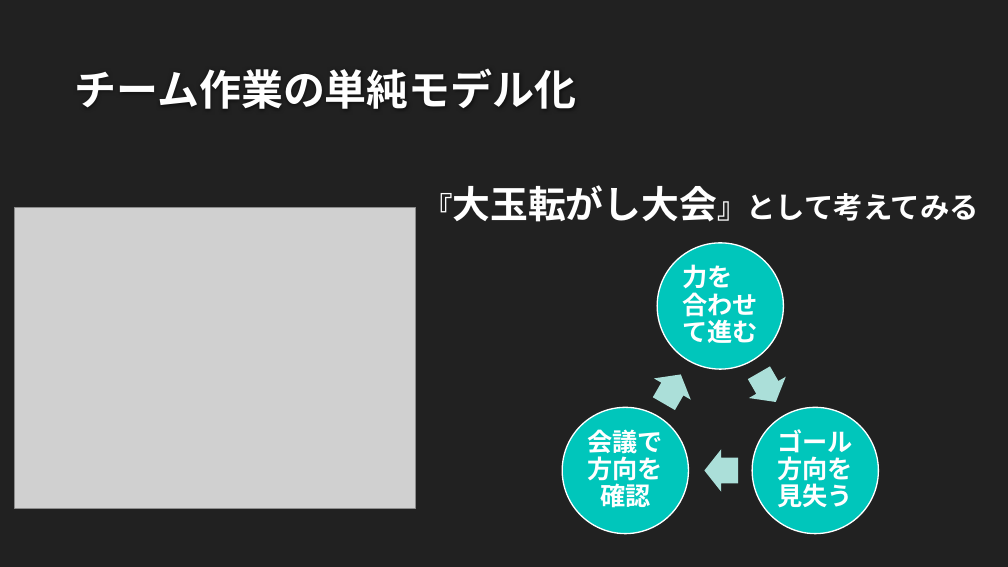
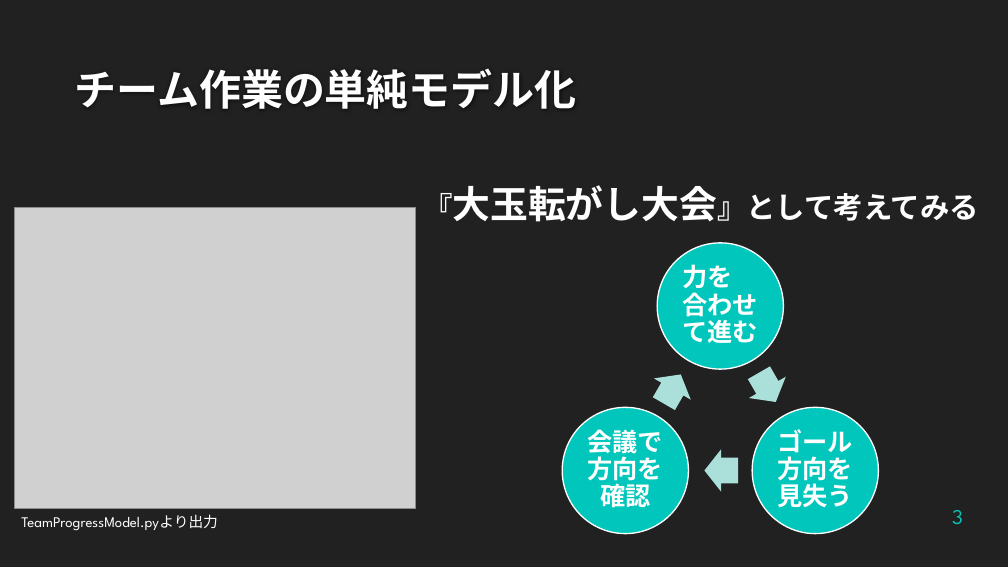
Before and after one commit to AstroMev/TeamSimulation, a slide deck: slide 3 of TeamProgressSimulation.pptx. Drawn at 1008x567 pixels with LibreOffice and Linux fonts; fonts in the diff are those of the drawing; grey boxes stand for pictures; background and template pictures are left out. Boxes give left, top, right and bottom in pixels: in the first picture for what was removed or moved away, otherwise in the second. Text is boxed around its words. In the diff, an @@ line names an element or a change of style, - is before the commit and + after.

Commit message:
add pptx ver4

```diff
--- a/TeamProgressSimulation.pptx
+++ b/TeamProgressSimulation.pptx
@@ text added at (x1=21, y1=514, x2=218, y2=530), 14 pt, text #FFFFFF @@
+TeamProgressModel.pyより出力
@@ page number added at (x1=952, y1=510, x2=963, y2=524), 20 pt, text #00C6BB @@
+3
```
Also in this commit, not shown: 3 other slides changed, 1 other file.
